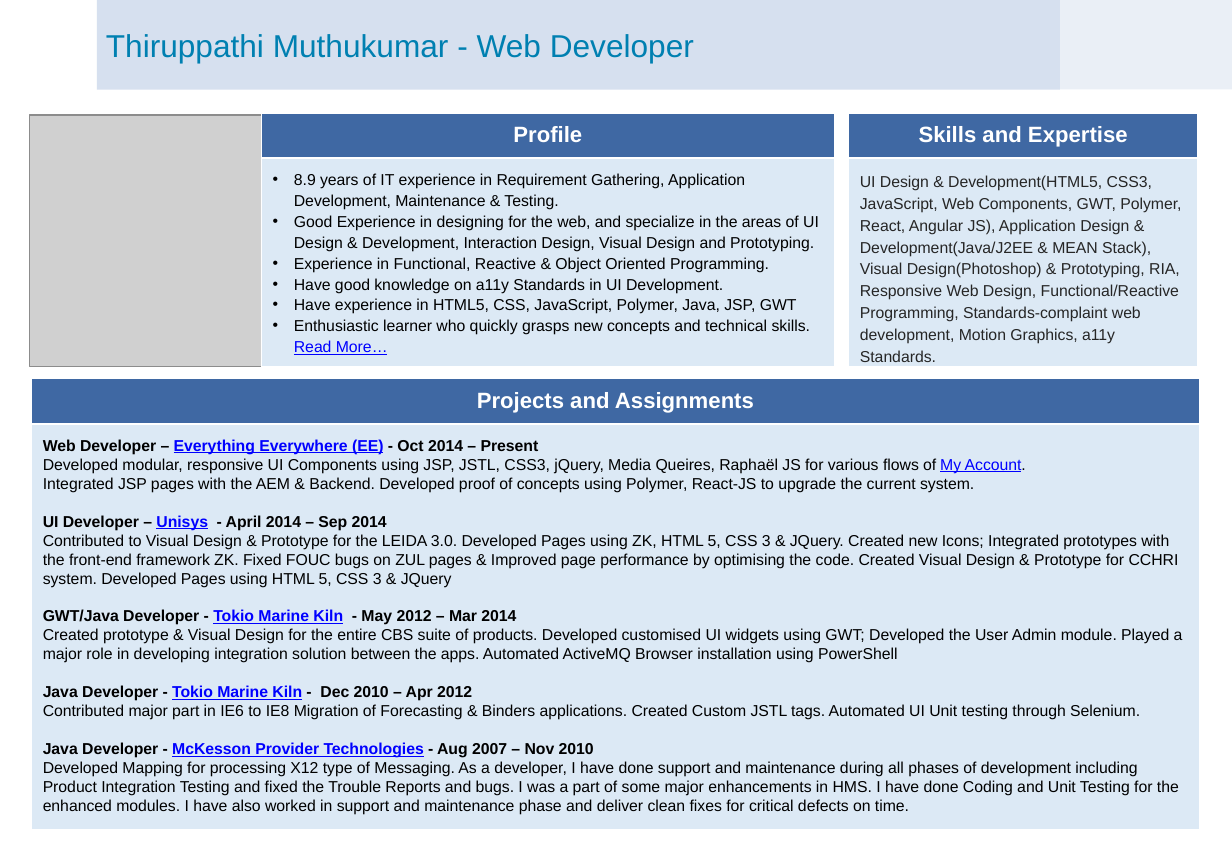
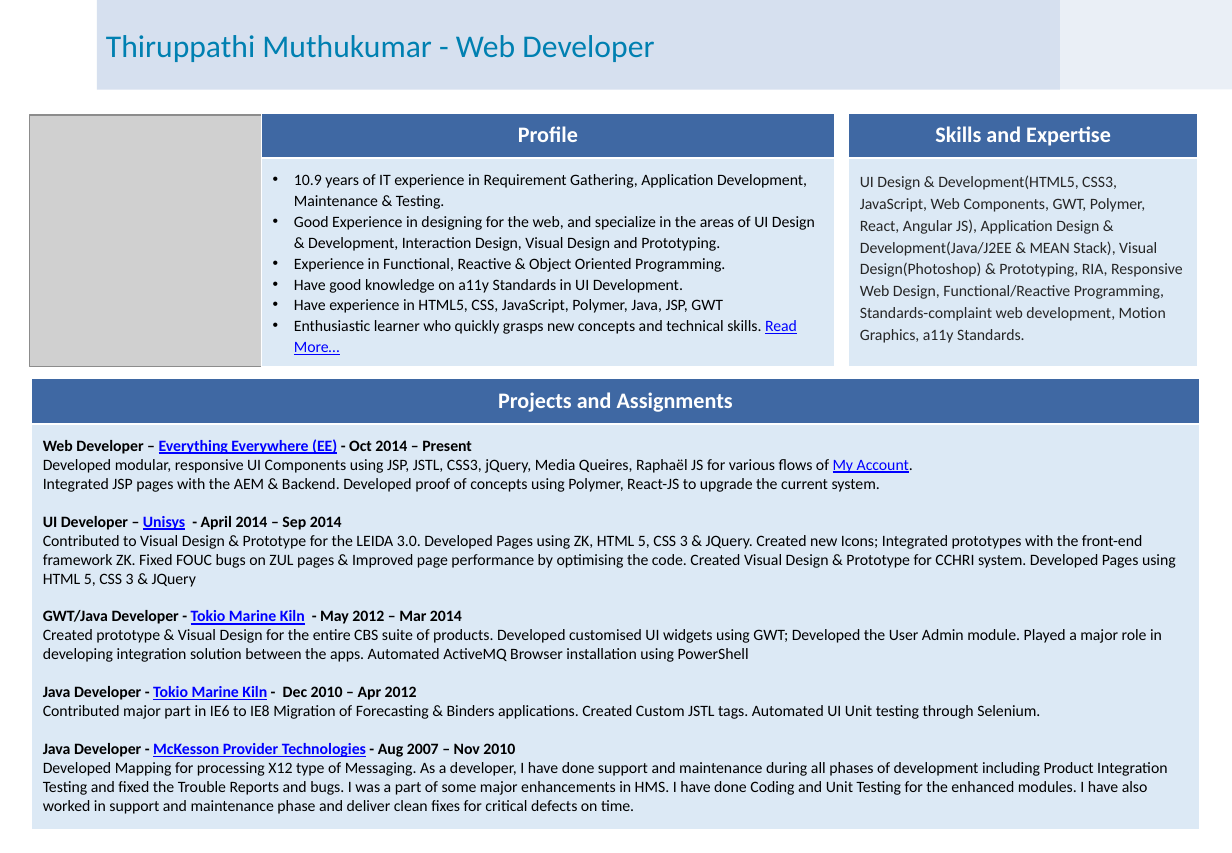
Before and after one commit to Thiruppathi/thiruppathi.github.io, a slide deck: slide 1 of docs/Thiruppathi_Muthukumar.pptx. Drawn at 1232x853 pixels with LibreOffice and Linux fonts; fonts in the diff are those of the drawing; grey boxes stand for pictures; background and template pictures are left out. Boxes give left, top, right and bottom in pixels: in the first picture for what was removed or moved away, otherwise in the second. Text is boxed around its words. In the diff, an @@ line names an element or a change of style, - is before the commit and + after.

```diff
--- a/docs/Thiruppathi_Muthukumar.pptx
+++ b/docs/Thiruppathi_Muthukumar.pptx
@@ font Arial to Calibri in 6 elements at [97,0,1060,90], [262,113,835,157], [32,424,1200,829], [849,158,1198,367], [32,378,1200,424], [849,113,1198,157] @@
@@ text in rectangle at [294,174,807,209]: text changed; font Arial to Calibri @@
-• 8.9 years of IT experience in Requirement Gathering, Application Development, Maintenance & Testing.
+• 10.9 years of IT experience in Requirement Gathering, Application Development, Maintenance & Testing.
@@ text in rectangle at [294,216,815,355]: font Arial to Calibri in "Good Experience in designing for the web, ...", "Experience in Functional, Reactive & Object Oriented ...", "Have good knowledge on a11y Standards in ...", "Have experience in HTML5, CSS, JavaScript, Polymer, ..." and 1 more places @@
```
Also in this commit, not shown: 2 other files.
